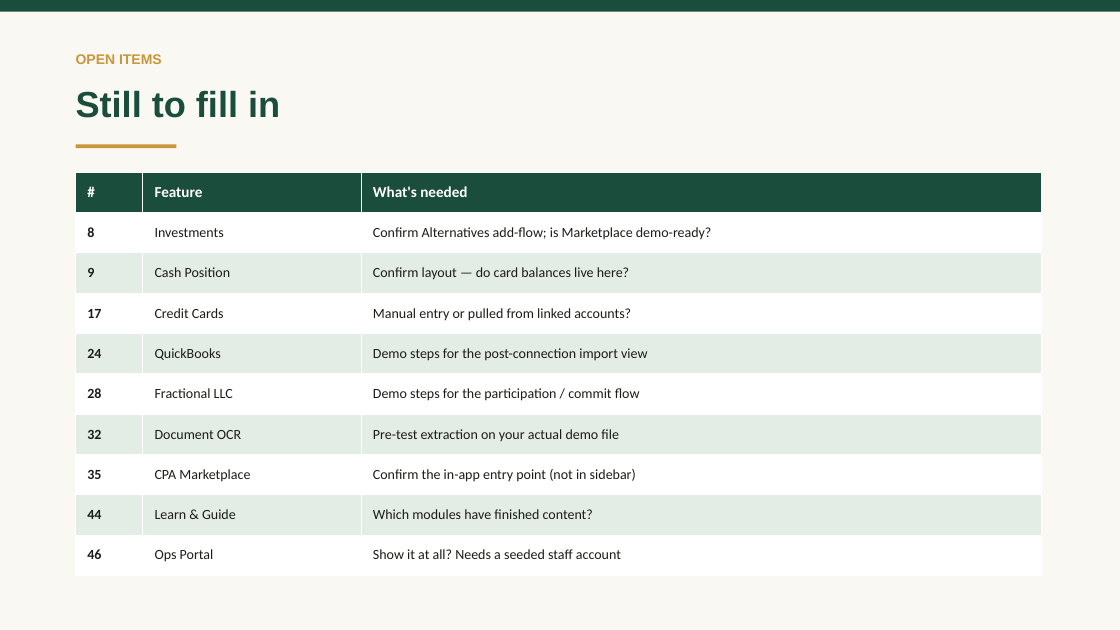
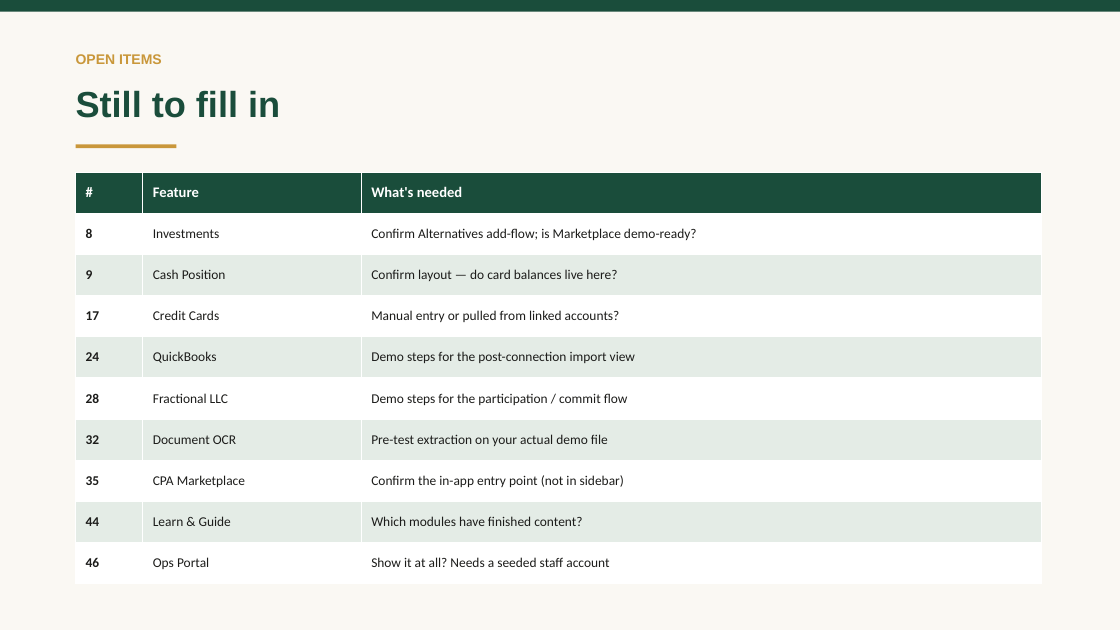
Before and after one commit to vadlapatlasuresh/my-wealth-management, a slide deck: slide 84 of DOCUMENTATION/TerraVest-Showcase-Deck.pptx (slide 77 before the commit). Drawn at 1120x630 pixels with LibreOffice and Linux fonts; fonts in the diff are those of the drawing. Boxes give left, top, right and bottom in pixels: in the first picture for what was removed or moved away, otherwise in the second. Text is boxed around its words. In the diff, an @@ line names an element or a change of style, - is before the commit and + after.

```diff
--- a/DOCUMENTATION/TerraVest-Showcase-Deck.pptx
+++ b/DOCUMENTATION/TerraVest-Showcase-Deck.pptx
@@ table at [76, 172, 1042, 584] @@
@@ size 13 to 12.5 pt in "#", "Feature", "What's needed" @@
@@ size 12 to 11.5 pt @@
```
Also in this commit, not shown: 11 other slides changed, 7 slides added, 18 other files.
